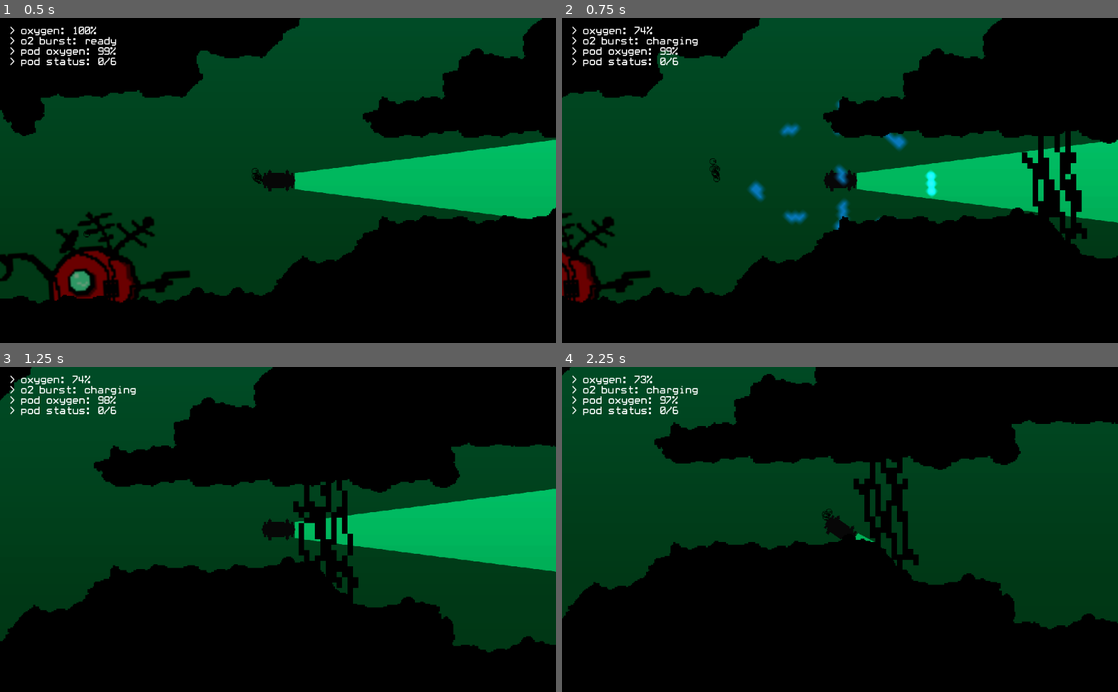
Above: before the commit, frames 1-4 (two rows, left to right).
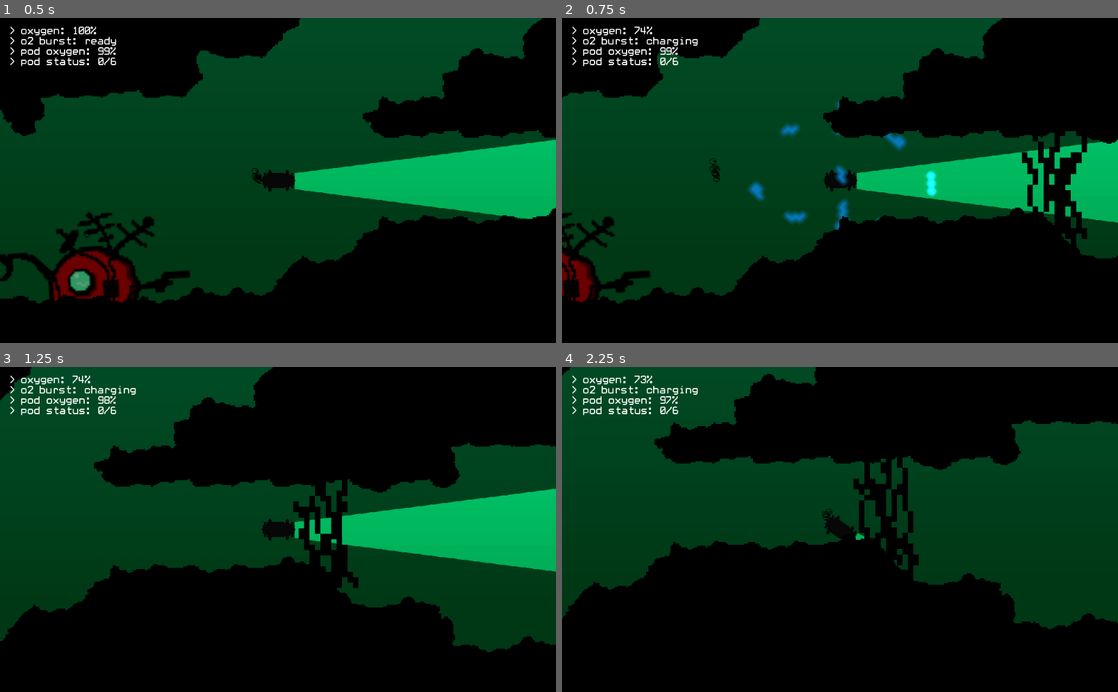
Above: after the commit, the same moments.

Repository: Jayshua/keep_it_alive
Game: Godot game, scene res://Main.tscn
Two runs of this game, one before a commit and one after it. Both use one fixed random seed, a clock stepped at 60 frames per second and the inputs below.
Inputs:
- Up to frame 1 (0.5 s): no input
- Up to frame 2 (0.75 s): tap Enter (ui_accept) at 0.5 s; hold D (move_right) from 0.53 s (still down); hold Space (fire) from 0.53 s (still down)
- Up to frame 3 (1.25 s): keep holding D (move_right); keep holding Space (fire); tap Enter (ui_accept) at 0.77 s
- Up to frame 4 (2.25 s): release D (move_right) at 1.28 s; release Space (fire) at 1.28 s; hold S (move_down) 1.28-2.03 s; tap Space (fire) at 1.35 s; tap Enter (ui_accept) at 1.52 s; hold D (move_right) from 2.03 s (still down); hold Space (fire) from 2.03 s (still down)

Frame 1 is identical in both runs. In frame 2, 1.3% of the frame differs, in the area x 83-95%, y 34-70%; in frame 3, 1.3%; in frame 4, 1.3%, in the area x 53-64%, y 27-66%.

Commit message:
Add player running sound

Diff:
--- a/Main.tscn
+++ b/Main.tscn
@@ -102,7 +102,7 @@
 position = Vector2( -8, 2 )
 frames = SubResource( 10 )
 animation = "idle"
-frame = 2
+frame = 5
 playing = true
 
 [node name="AnimatedSprite2" type="AnimatedSprite" parent="Node2D"]
@@ -110,7 +110,7 @@
 rotation = -3.14159
 frames = SubResource( 10 )
 animation = "idle"
-frame = 1
+frame = 4
 playing = true
 
 [node name="StaticBody2D" type="StaticBody2D" parent="Node2D"]
--- a/Player.gd
+++ b/Player.gd
@@ -15,6 +15,8 @@
 var has_item = false
 var burst_cooldown = 0
 
+var engine_sound = 0
+var engine_sound_target = 0
 
 func _physics_process(delta):
 	var moving = false
@@ -85,3 +87,14 @@
 
 	if moving:
 		player_oxygen -= OXYGEN_USAGE
+		engine_sound_target = -5
+	else:
+		engine_sound_target = -18
+
+	if engine_sound > engine_sound_target:
+		engine_sound -= 0.5
+	elif engine_sound < engine_sound_target:
+		engine_sound += 1
+
+	print(engine_sound)
+	$RunningSound.volume_db = engine_sound
--- a/Player.tscn
+++ b/Player.tscn
@@ -6,6 +6,7 @@
 [ext_resource path="res://sprites/Bubble.png" type="Texture" id=4]
 [ext_resource path="res://audio/Bubbles.wav" type="AudioStream" id=5]
 [ext_resource path="res://sprites/explosion.png" type="Texture" id=6]
+[ext_resource path="res://audio/Machine.ogg" type="AudioStream" id=7]
 
 [sub_resource type="OccluderPolygon2D" id=1]
 polygon = PoolVector2Array( -6.733, -9.87256, -5.18635, -11.2373, -7.75306, -12.7308, -0.897612, -14.2162, 6.03409, -12 …(306 unchanged characters)…
@@ -119,3 +120,8 @@
 volume_db = -23.034
 pitch_scale = 0.68
 autoplay = true
+
+[node name="RunningSound" type="AudioStreamPlayer" parent="."]
+stream = ExtResource( 7 )
+volume_db = -18.0
+autoplay = true
Not shown: 2 places in Player.tscn that only renumber resources
Not shown, added: audio/Machine.ogg.import
Not shown, added: audio/Machine.ogg
